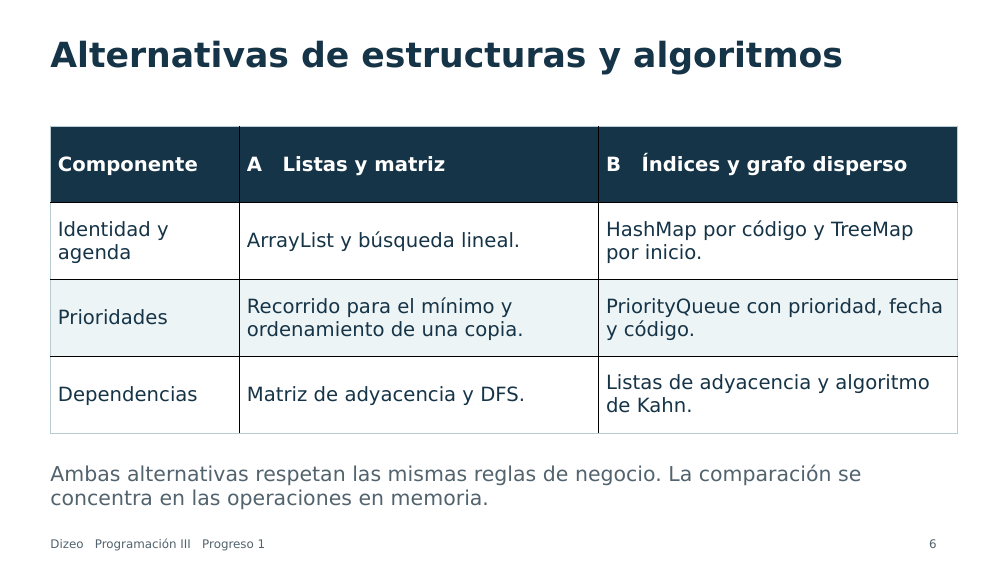
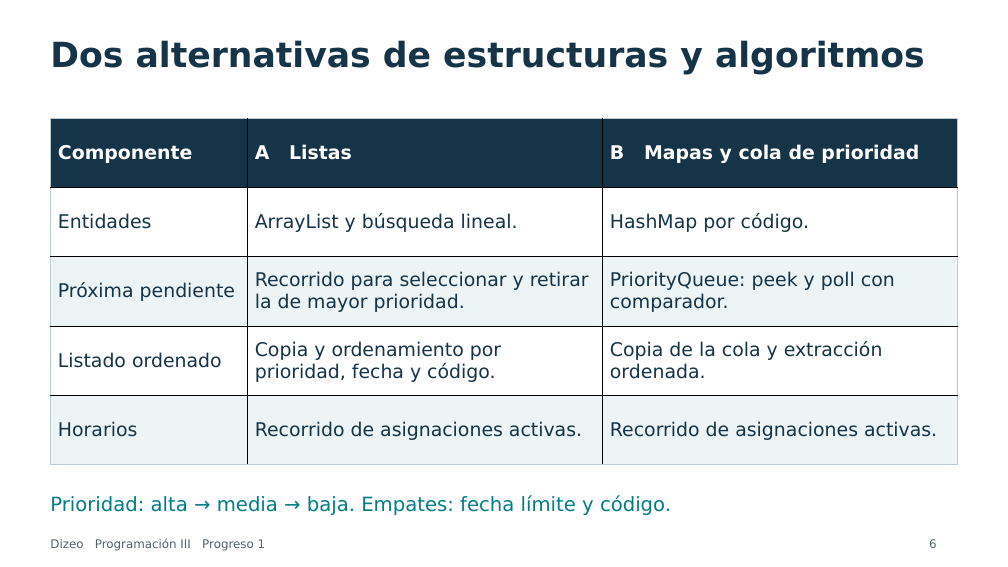
Before and after one commit to dxni999/avanceprogra, a slide deck: slide 6 of docs/presentacion/Presentacion_Dizeo_Progreso1_Final.pptx. Drawn at 1008x567 pixels with LibreOffice and Linux fonts; fonts in the diff are those of the drawing. Boxes give left, top, right and bottom in pixels: in the first picture for what was removed or moved away, otherwise in the second. Text is boxed around its words. In the diff, an @@ line names an element or a change of style, - is before the commit and + after.

```diff
--- a/docs/presentacion/Presentacion_Dizeo_Progreso1_Final.pptx
+++ b/docs/presentacion/Presentacion_Dizeo_Progreso1_Final.pptx
@@ text at <box>50,40,925,75</box>: text changed @@
-Alternativas de estructuras y algoritmos
+Dos alternativas de estructuras y algoritmos
@@ table at <box>51,118,958,464</box> @@
-row 1: Componente | A Listas y matriz | B Índices y grafo disperso
-row 2: Identidad y agenda | ArrayList y búsqueda lineal. | HashMap por código y TreeMap por inicio.
-row 3: Prioridades | Recorrido para el mínimo y ordenamiento de una copia. | PriorityQueue con prioridad, fecha y código.
-row 4: Dependencias | Matriz de adyacencia y DFS. | Listas de adyacencia y algoritmo de Kahn.
+row 1: Componente | A Listas | B Mapas y cola de prioridad
+row 2: Entidades | ArrayList y búsqueda lineal. | HashMap por código.
+row 3: Próxima pendiente | Recorrido para seleccionar y retirar la de mayor prioridad. | PriorityQueue: peek y poll con comparador.
+row 4: Listado ordenado | Copia y ordenamiento por prioridad, fecha y código. | Copia de la cola y extracción ordenada.
+row 5: Horarios | Recorrido de asignaciones activas. | Recorrido de asignaciones activas.
@@ table: place and size @@
-table at <box>51,126,958,433</box>
+table at <box>51,118,958,464</box>
@@ text at <box>50,496,671,515</box>: text changed; size 19.5 to 18.8 pt; text colour #52636D to #007D87 @@
-Ambas alternativas respetan las mismas reglas de negocio. La comparación se concentra en las operaciones en memoria.
+Prioridad: alta → media → baja. Empates: fecha límite y código.
```
Also in this commit, not shown: 2 other slides changed, 6 slides added, 7 slides removed, 5 other files.
